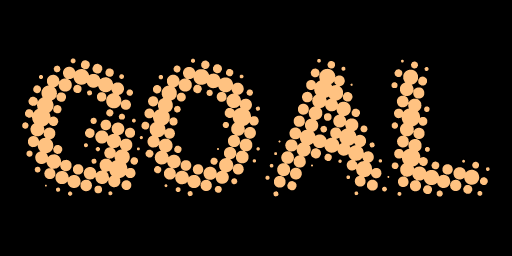
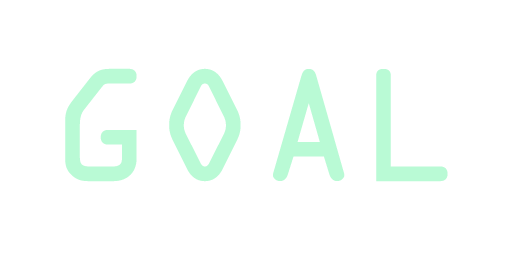
Layer changes from the first 512px x 256px image to the second:
painted on "GOAL" over [22, 58, 490, 197]
hid "Background" over [0, 0, 512, 256]
